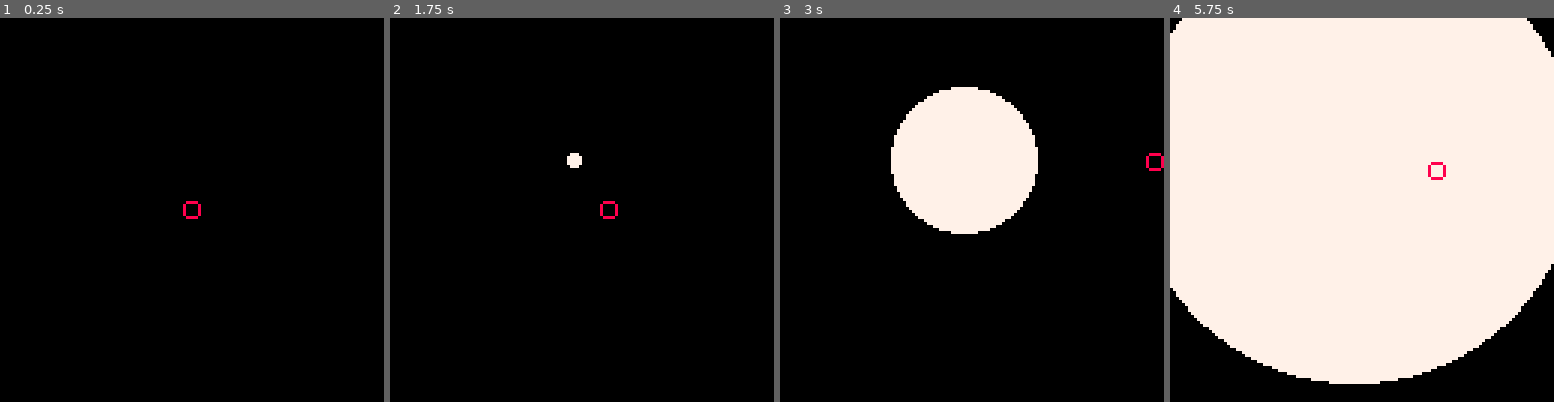
Above: before the commit, frames 1-4 (left to right).
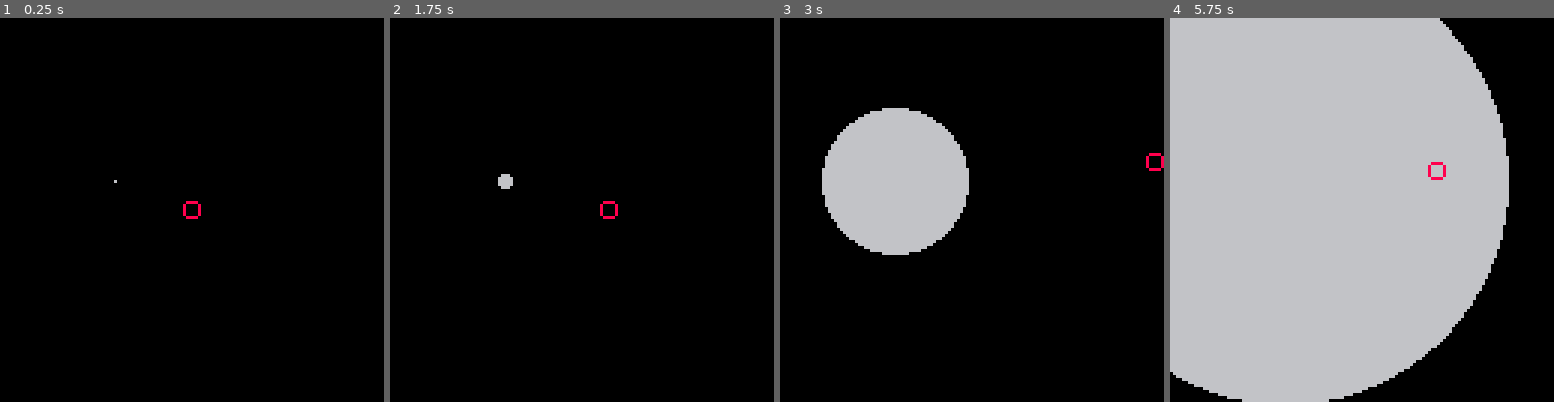
Above: after the commit, the same moments.

Repository: ryanelk/blend
Game: PICO-8 cartridge blend.p8
The game is run twice, just before and just after one commit, with the same random seed, the same clock (stepped at 60 frames per second) and the same inputs.
Inputs:
- Up to frame 1 (0.25 s): no input
- Up to frame 2 (1.75 s): hold Right from 1.6 s (still down)
- Up to frame 3 (3 s): release Right at 2.1 s; hold Up 2.15-2.42 s; hold Right from 2.47 s (still down)
- Up to frame 4 (5.75 s): release Right at 3.03 s; hold Left 3.08-3.58 s; hold Down 3.63-3.97 s; hold Right 4.02-4.68 s; hold Up 4.73-5.03 s; hold Left 5.08-5.68 s; hold Down from 5.73 s (still down)

The runs differ from the first frame. In frame 1, less than 0.1% of the frame differs, in the area x 29-31%, y 42-43%; in frame 2, 0.3%; in frame 3, 18%; in frame 4, 92%, in the area x 0-100%, y 0-100%.

Commit message:
oasis spawn, color fix

Diff:
--- a/blend.p8
+++ b/blend.p8
@@ -44,7 +44,7 @@
 function _draw()
  cls()
  map(0,0)
- palt(0, true)
+ palt(7, true)
  palt(8,false)
  if (game.state=="title") then
   title_draw()
@@ -108,6 +108,8 @@
  col_tbl = {}
  for i=1,12 do add(col_tbl,i)
  end
+ del(col_tbl,7)
+ del(col_tbl,8)
  for i in all(col_tbl) do
   printh(i)
  end
@@ -142,6 +144,15 @@
 
 function enemy_collide(p)
  return true
+end
+
+function set_quadrant(o,p)
+ if (p.x<60) then o.x=60
+ else o.x=30
+ end
+ if (p.y<60) then o.y=60
+ else o.y=30
+ end
 end
 -->8
 -- player
@@ -184,11 +195,9 @@
 
  bound_hit=bound_collide(p)
  if (bound_hit) then
-  printh("canmove")
   p.x=mid(-1,p.x+p.dx,121)
   p.y=mid(-1,p.y+p.dy,121)
  else
-  printh("cant")
   p.x+=p.dx
   p.y+=p.dy
  end
@@ -252,8 +261,9 @@
 
 function init_oasis()
  local o = {}
- o.x=flr(rnd(20))+43
- o.y=flr(rnd(20))+43
+ set_quadrant(o,p)
+ o.x=flr(rnd(30))+o.x
+ o.y=flr(rnd(30))+o.y
  o.rad=1
  o.grow=.3
  o.col=game.col[1]
@@ -266,7 +276,7 @@
 
 function o_draw(o)
  if (o.s_anim > 0) then
-  circfill(o.x,o.y,o.s_rad,0)
+  circfill(o.x,o.y,o.s_rad,o.col)
  else
   circfill(o.x,o.y,o.rad,o.col)
  end
